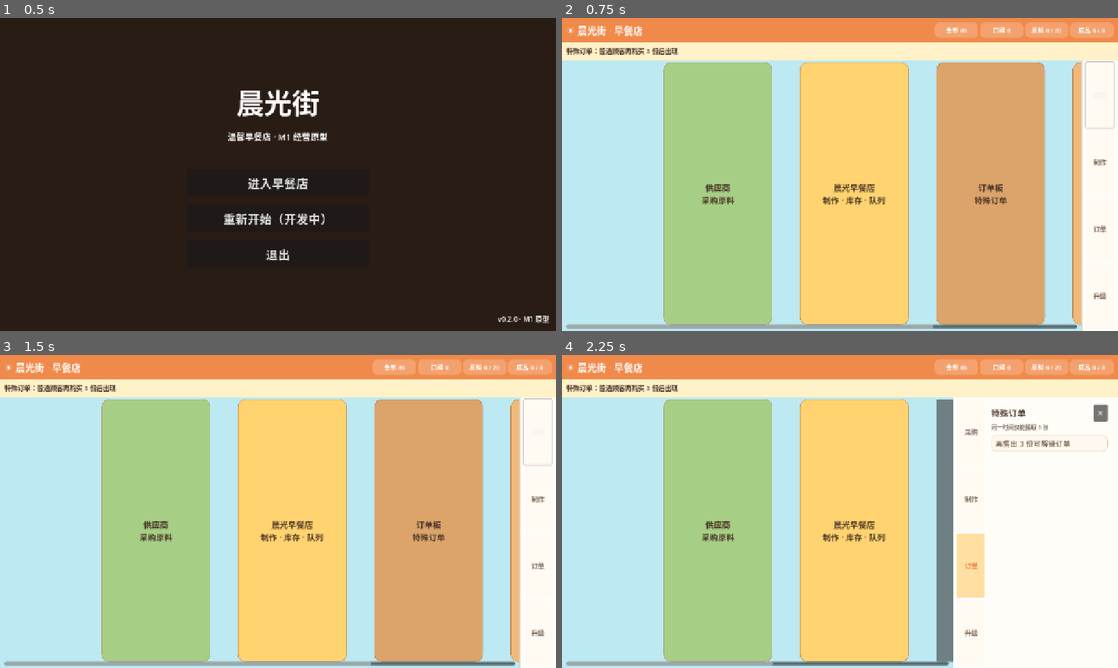
Above: before the commit, frames 1-4 (two rows, left to right).
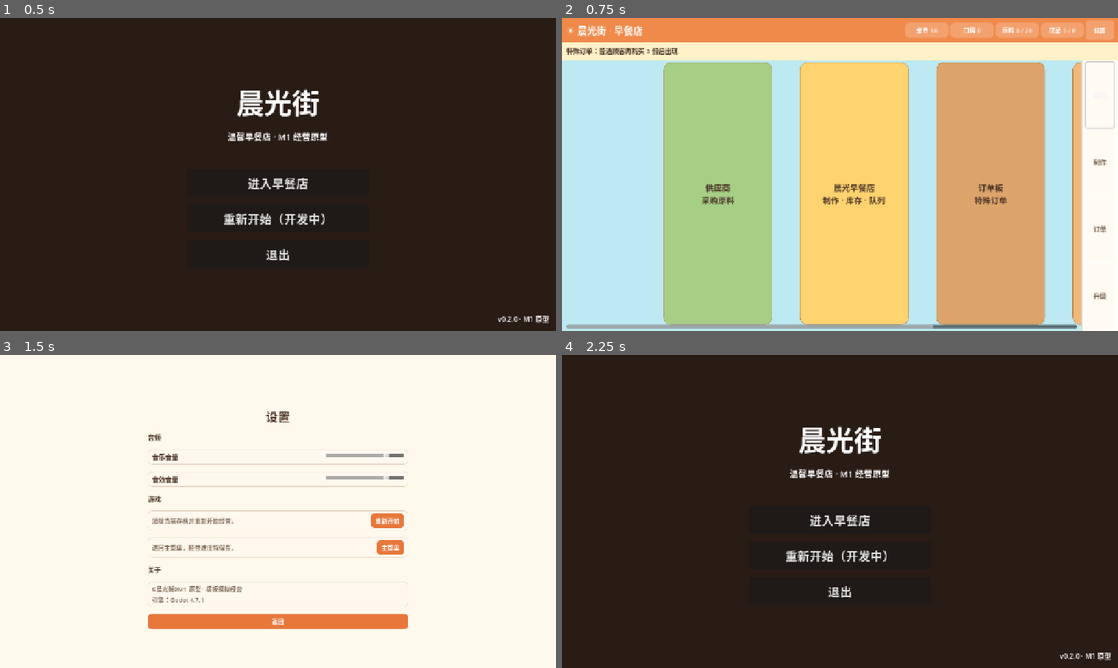
Above: after the commit, the same moments.

Repository: duchengwen1030531699-cmd/2d-game
Game: Godot game, scene res://scenes/menus/main_menu.tscn
Two runs of this game, one before a commit and one after it. Both use one fixed random seed, a clock stepped at 60 frames per second and the inputs below.
Inputs (mouse positions are in pixels of both pictures, inside the frame that each line leads up to):
- Up to frame 1 (0.5 s): no input
- Up to frame 2 (0.75 s): click "进入早餐店" at 0.5 s
- Up to frame 3 (1.5 s): click (539, 367) at 1.25 s, where only the run after the commit has a clickable "设置"
- Up to frame 4 (2.25 s): click (951, 549) at 2 s, where only the run after the commit has a clickable "主菜单"

Frame 1 is identical in both runs. In frame 2, 0.8% of the frame differs, in the area x 61-100%, y 0-7%; in frame 3, 95%; in frame 4, 100%, in the area x 0-100%, y 0-100%.

Commit message:
feat(m1): add settings page, docs, and dev standards

Diff:
--- a/project.godot
+++ b/project.godot
@@ -15,6 +15,12 @@
 config/features=PackedStringArray("4.7", "GL Compatibility")
 config/icon="res://icon.svg"
 
+[autoload]
+
+Catalog="*res://scripts/autoload/catalog.gd"
+SaveManager="*res://scripts/autoload/save_manager.gd"
+GameManager="*res://scripts/autoload/game_manager.gd"
+
 [display]
 
 window/size/viewport_width=1280
@@ -23,12 +29,6 @@
 window/stretch/aspect="expand"
 window/handheld/orientation=4
 
-[autoload]
-
-Catalog="*res://scripts/autoload/catalog.gd"
-SaveManager="*res://scripts/autoload/save_manager.gd"
-GameManager="*res://scripts/autoload/game_manager.gd"
-
 [rendering]
 
 renderer/rendering_method="gl_compatibility"
--- /dev/null
+++ b/scenes/settings/settings.tscn
@@ -0,0 +1,12 @@
+[gd_scene load_steps=2 format=3]
+
+[ext_resource type="Script" path="res://scripts/settings/settings.gd" id="1_settings"]
+
+[node name="Settings" type="Control"]
+layout_mode = 3
+anchors_preset = 15
+anchor_right = 1.0
+anchor_bottom = 1.0
+grow_horizontal = 2
+grow_vertical = 2
+script = ExtResource("1_settings")
--- a/scripts/main.gd
+++ b/scripts/main.gd
@@ -21,6 +21,7 @@
 var _page_body: VBoxContainer
 var _toast: Label
 var _toast_timer: Timer
+var _settings_button: Button
 
 
 func _ready() -> void:
@@ -58,6 +59,14 @@
 	_finished_label = _resource_label("成品 0 / 8")
 	for resource_label in [_coins_label, _reputation_label, _materials_label, _finished_label]:
 		header_content.add_child(resource_label)
+	var settings_button := Button.new()
+	settings_button.text = "设置"
+	settings_button.custom_minimum_size = Vector2(64, 30)
+	settings_button.add_theme_font_size_override("font_size", 13)
+	settings_button.add_theme_color_override("font_color", Color.WHITE)
+	settings_button.add_theme_stylebox_override("normal", _stylebox(Color("ffffff33"), 6))
+	settings_button.pressed.connect(func() -> void: get_tree().change_scene_to_file("res://scenes/settings/settings.tscn"))
+	header_content.add_child(settings_button)
 	layout.add_child(header)
 
 	var task_panel := _panel(Color("fff1c8"), 40)
--- a/scripts/menus/main_menu.gd
+++ b/scripts/menus/main_menu.gd
@@ -8,7 +8,7 @@
 
 
 func _on_settings_button_pressed() -> void:
-	print("重新开始功能将在 M1 存档界面中提供")
+	get_tree().change_scene_to_file("res://scenes/settings/settings.tscn")
 
 
 func _on_quit_button_pressed() -> void:
--- /dev/null
+++ b/scripts/settings/settings.gd
@@ -0,0 +1,158 @@
+extends Control
+
+const COLOR_CREAM := Color("fff8ec")
+const COLOR_ORANGE := Color("e7773b")
+const COLOR_BROWN := Color("4a3426")
+const COLOR_MUTED := Color("806b5a")
+const COLOR_PANEL := Color("fffdf8")
+const COLOR_LINE := Color("e6d5c4")
+
+var _back_button: Button
+
+
+func _ready() -> void:
+	_build_interface()
+
+
+func _build_interface() -> void:
+	var background := ColorRect.new()
+	background.color = COLOR_CREAM
+	background.set_anchors_and_offsets_preset(Control.PRESET_FULL_RECT)
+	add_child(background)
+
+	var layout := VBoxContainer.new()
+	layout.set_anchors_and_offsets_preset(Control.PRESET_FULL_RECT)
+	layout.add_theme_constant_override("separation", 16)
+	layout.offset_left = 340
+	layout.offset_right = -340
+	layout.offset_top = 120
+	layout.offset_bottom = -120
+	add_child(layout)
+
+	var title := _label("设置", 28, COLOR_BROWN)
+	title.horizontal_alignment = HORIZONTAL_ALIGNMENT_CENTER
+	layout.add_child(title)
+
+	layout.add_child(_section_label("音频"))
+
+	var music_row := HBoxContainer.new()
+	music_row.add_theme_constant_override("separation", 12)
+	var music_label := _label("音乐音量", 15, COLOR_BROWN)
+	music_label.size_flags_horizontal = Control.SIZE_EXPAND_FILL
+	music_row.add_child(music_label)
+	var music_slider := HSlider.new()
+	music_slider.min_value = 0.0
+	music_slider.max_value = 100.0
+	music_slider.step = 1.0
+	music_slider.value = 80.0
+	music_slider.custom_minimum_size = Vector2(180, 0)
+	music_row.add_child(music_slider)
+	layout.add_child(_card(music_row))
+
+	var sfx_row := HBoxContainer.new()
+	sfx_row.add_theme_constant_override("separation", 12)
+	var sfx_label := _label("音效音量", 15, COLOR_BROWN)
+	sfx_label.size_flags_horizontal = Control.SIZE_EXPAND_FILL
+	sfx_row.add_child(sfx_label)
+	var sfx_slider := HSlider.new()
+	sfx_slider.min_value = 0.0
+	sfx_slider.max_value = 100.0
+	sfx_slider.step = 1.0
+	sfx_slider.value = 80.0
+	sfx_slider.custom_minimum_size = Vector2(180, 0)
+	sfx_row.add_child(sfx_slider)
+	layout.add_child(_card(sfx_row))
+
+	layout.add_child(_section_label("游戏"))
+
+	var restart_row := HBoxContainer.new()
+	restart_row.add_theme_constant_override("separation", 12)
+	var restart_info := _label("清除当前存档并重新开始经营。", 14, COLOR_MUTED)
+	restart_info.size_flags_horizontal = Control.SIZE_EXPAND_FILL
+	restart_row.add_child(restart_info)
+	var restart_button := _action_button("重新开始")
+	restart_button.pressed.connect(_on_restart_pressed)
+	restart_row.add_child(restart_button)
+	layout.add_child(_card(restart_row))
+
+	var menu_row := HBoxContainer.new()
+	menu_row.add_theme_constant_override("separation", 12)
+	var menu_info := _label("返回主菜单，经营进度将保留。", 14, COLOR_MUTED)
+	menu_info.size_flags_horizontal = Control.SIZE_EXPAND_FILL
+	menu_row.add_child(menu_info)
+	var menu_button := _action_button("主菜单")
+	menu_button.pressed.connect(_on_menu_pressed)
+	menu_row.add_child(menu_button)
+	layout.add_child(_card(menu_row))
+
+	layout.add_child(_section_label("关于"))
+
+	var about_card := _card(_label("《晨光街》M1 原型 · 横板模拟经营\n引擎：Godot 4.7.1", 14, COLOR_MUTED))
+	layout.add_child(about_card)
+
+	_back_button = _action_button("返回")
+	_back_button.pressed.connect(_on_back_pressed)
+	layout.add_child(_back_button)
+
+
+func _on_restart_pressed() -> void:
+	SaveManager.clear_save()
+	print("存档已清除，将重新开始")
+	get_tree().quit(0)
+
+
+func _on_menu_pressed() -> void:
+	get_tree().change_scene_to_file("res://scenes/menus/main_menu.tscn")
+
+
+func _on_back_pressed() -> void:
+	get_tree().change_scene_to_file("res://scenes/main.tscn")
+
+
+func _section_label(text: String) -> Control:
+	var label := _label(text, 15, COLOR_BROWN)
+	return label
+
+
+func _card(content: Control) -> PanelContainer:
+	var card := PanelContainer.new()
+	card.add_theme_stylebox_override("panel", _stylebox(Color("fff8ee"), 10, COLOR_LINE))
+	card.add_child(content)
+	return card
+
+
+func _action_button(text: String) -> Button:
+	var button := Button.new()
+	button.text = text
+	button.add_theme_font_size_override("font_size", 14)
+	button.add_theme_color_override("font_color", Color.WHITE)
+	button.add_theme_stylebox_override("normal", _stylebox(COLOR_ORANGE, 9))
+	return button
+
+
+func _label(text: String, font_size: int, color: Color) -> Label:
+	var label := Label.new()
+	label.text = text
+	label.autowrap_mode = TextServer.AUTOWRAP_WORD_SMART
+	label.add_theme_font_size_override("font_size", font_size)
+	label.add_theme_color_override("font_color", color)
+	return label
+
+
+func _stylebox(color: Color, radius: int, border_color: Color = Color.TRANSPARENT) -> StyleBoxFlat:
+	var style := StyleBoxFlat.new()
+	style.bg_color = color
+	style.corner_radius_top_left = radius
+	style.corner_radius_top_right = radius
+	style.corner_radius_bottom_left = radius
+	style.corner_radius_bottom_right = radius
+	style.border_color = border_color
+	style.border_width_left = 1 if border_color != Color.TRANSPARENT else 0
+	style.border_width_top = 1 if border_color != Color.TRANSPARENT else 0
+	style.border_width_right = 1 if border_color != Color.TRANSPARENT else 0
+	style.border_width_bottom = 1 if border_color != Color.TRANSPARENT else 0
+	style.content_margin_left = 10
+	style.content_margin_right = 10
+	style.content_margin_top = 6
+	style.content_margin_bottom = 6
+	return style
Not shown, added: scripts/settings/settings.gd.uid
Not shown, added: docs/ART_AUDIO_STYLE.md
Not shown, added: docs/DEVELOPER_GUIDE.md
Not shown, added: docs/DEV_STANDARDS.md
Not shown, added: docs/M1_IMPLEMENTATION.md
Not shown, added: docs/TESTING.md
